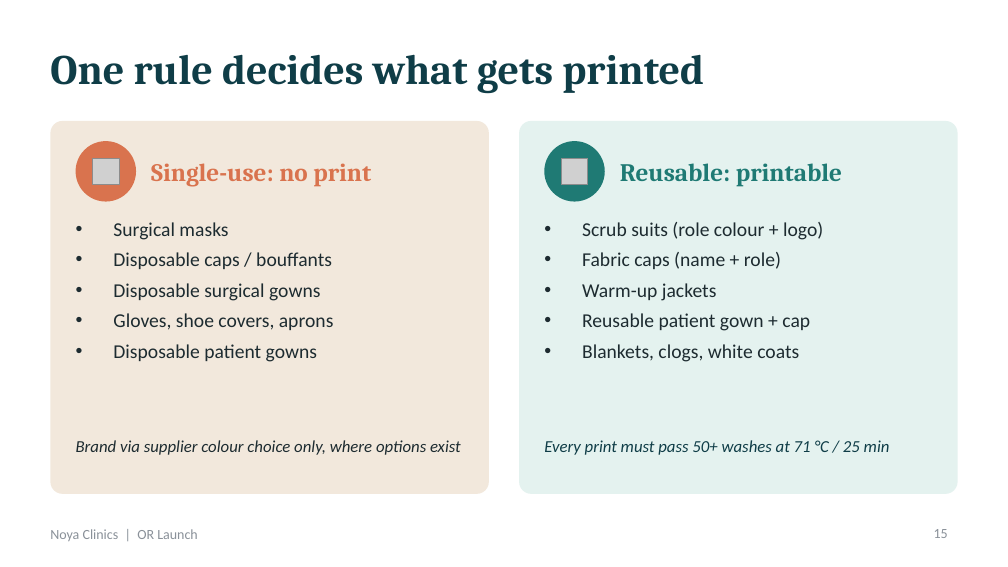
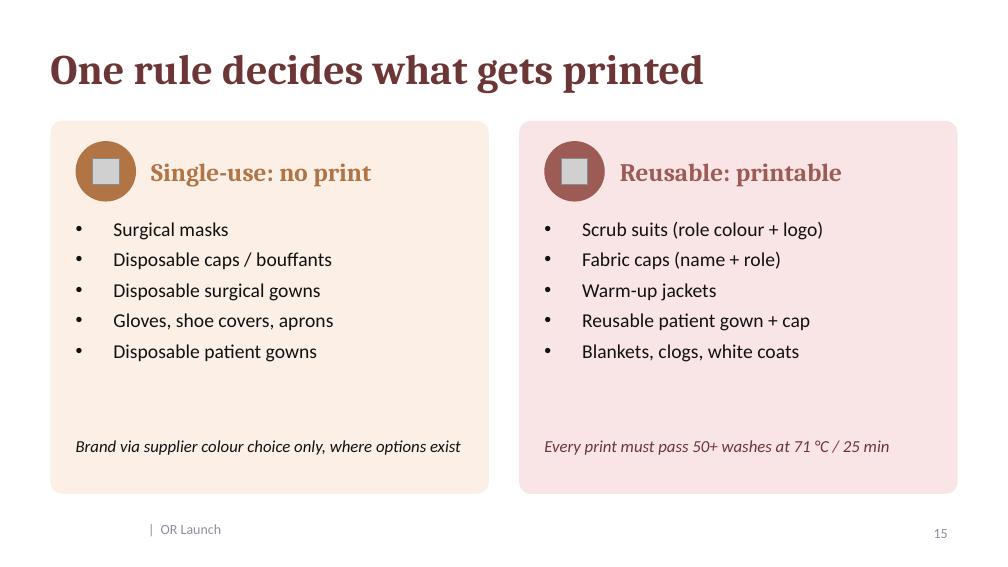
Before and after one commit to salmanhossam/Salads, a slide deck: slide 15 of noya-or-rooms/Noya_OR_Patient_Journey_and_Branding.pptx. Drawn at 1008x567 pixels with LibreOffice and Linux fonts; fonts in the diff are those of the drawing; grey boxes stand for pictures; background and template pictures are left out. Boxes give left, top, right and bottom in pixels: in the first picture for what was removed or moved away, otherwise in the second. Text is boxed around its words. In the diff, an @@ line names an element or a change of style, - is before the commit and + after.

```diff
--- a/noya-or-rooms/Noya_OR_Patient_Journey_and_Branding.pptx
+++ b/noya-or-rooms/Noya_OR_Patient_Journey_and_Branding.pptx
@@ title "One rule decides what gets ..." at <box>50,54,704,93</box>: text colour #0F3D47 to #6D3636 @@
@@ rounded rectangle at <box>50,121,489,494</box>: fill #F2E8DC to #FBEFE6 @@
@@ ellipse at <box>76,141,136,202</box>: fill #D9734E to #B07445 @@
@@ text "Single-use: no print" at <box>151,163,371,187</box>: text colour #D9734E to #B07445 @@
@@ rounded rectangle at <box>519,121,958,494</box>: fill #E4F2EF to #F9E5E5 @@
@@ ellipse at <box>544,141,605,202</box>: fill #1F7A74 to #9C5B55 @@
@@ text "Reusable: printable" at <box>620,163,842,187</box>: text colour #1F7A74 to #9C5B55 @@
@@ text colour #1D2B30 to #111112 in 3 elements at <box>113,222,334,362</box>, <box>76,440,461,455</box>, <box>582,222,823,362</box> @@
@@ text "Every print must pass 50+ ..." at <box>544,440,890,455</box>: text colour #0F3D47 to #6D3636 @@
@@ text at <box>161,524,221,534</box>: text changed; text colour #8A9199 to #8E8E9E @@
-Noya Clinics | OR Launch
+| OR Launch
```
Also in this commit, not shown: 20 other slides changed, 4 other files.
